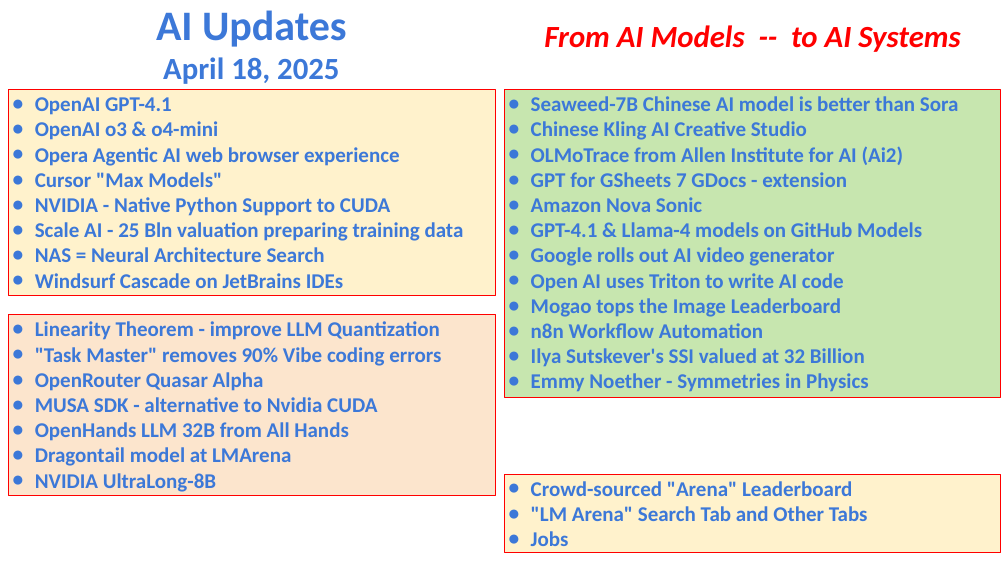
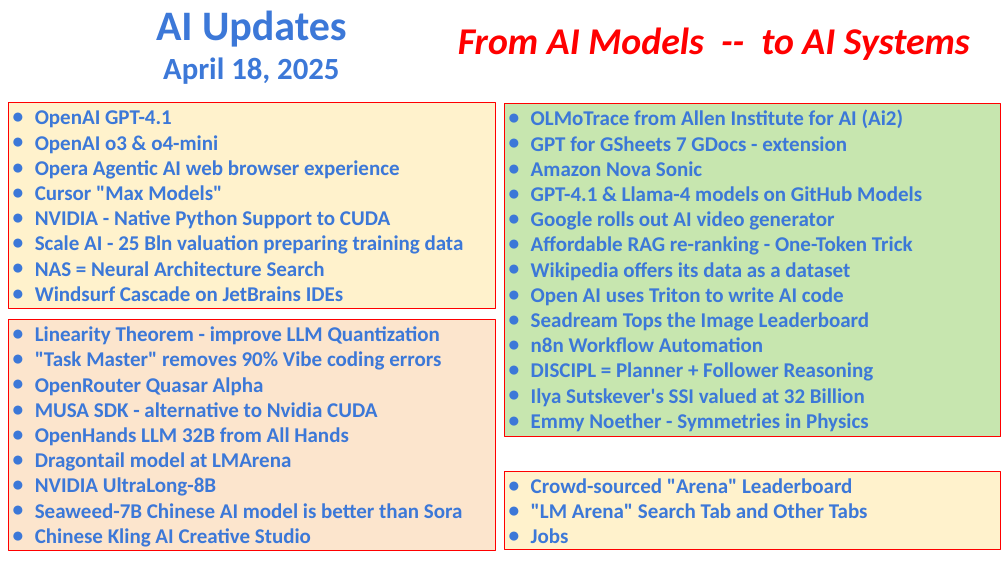
Before and after one commit to lselector/seminar, a slide deck: slide 1 of 2025/2025-04-18-AI-Updates.pptx. Drawn at 1008x567 pixels with LibreOffice and Linux fonts; fonts in the diff are those of the drawing. Boxes give left, top, right and bottom in pixels: in the first picture for what was removed or moved away, otherwise in the second. Text is boxed around its words. In the diff, an @@ line names an element or a change of style, - is before the commit and + after.

Commit message:
update

```diff
--- a/2025/2025-04-18-AI-Updates.pptx
+++ b/2025/2025-04-18-AI-Updates.pptx
@@ text "From AI Models -- to ..." moved from (x1=544, y1=25, x2=960, y2=52) to (x1=458, y1=27, x2=970, y2=60) @@
@@ text "From AI Models -- to ..." at (x1=458, y1=27, x2=970, y2=60): size 22 to 27 pt @@
@@ rectangle "OpenAI GPT-4.1" moved from (x1=9, y1=90, x2=496, y2=295) to (x1=9, y1=103, x2=496, y2=308) @@
@@ rectangle "OLMoTrace from Allen Institute for ..." resized from (x1=505, y1=90, x2=1001, y2=397) to (x1=505, y1=104, x2=1001, y2=436) @@
@@ text in rectangle at (x1=531, y1=96, x2=959, y2=140): paragraphs removed @@
-● Seaweed-7B Chinese AI model is better than Sora
-● Chinese Kling AI Creative Studio
@@ text in rectangle at (x1=531, y1=236, x2=913, y2=281): paragraphs added @@
+● Affordable RAG re-ranking - One-Token Trick
+● Wikipedia offers its data as a dataset
@@ rectangle "Linearity Theorem - improve LLM ..." resized from (x1=9, y1=314, x2=496, y2=495) to (x1=9, y1=320, x2=496, y2=550) @@
@@ text in rectangle at (x1=531, y1=312, x2=869, y2=331): text changed @@
-● Mogao tops the Image Leaderboard
+● Seadream Tops the Image Leaderboard
@@ text in rectangle at (x1=531, y1=362, x2=874, y2=381): paragraph added @@
+● DISCIPL = Planner + Follower Reasoning
@@ text in rectangle at (x1=35, y1=503, x2=463, y2=547): paragraphs added @@
+● Seaweed-7B Chinese AI model is better than Sora
+● Chinese Kling AI Creative Studio
```
Also in this commit, not shown: 3 other slides changed, 4 slides added, 1 slide removed.
